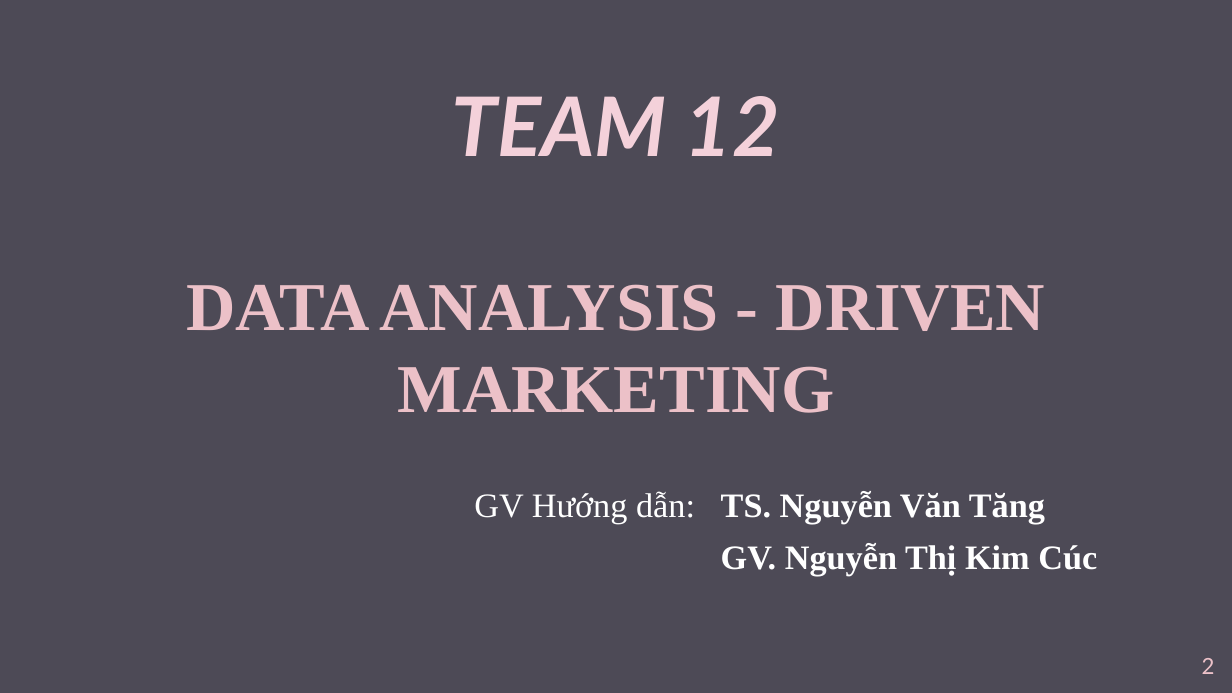
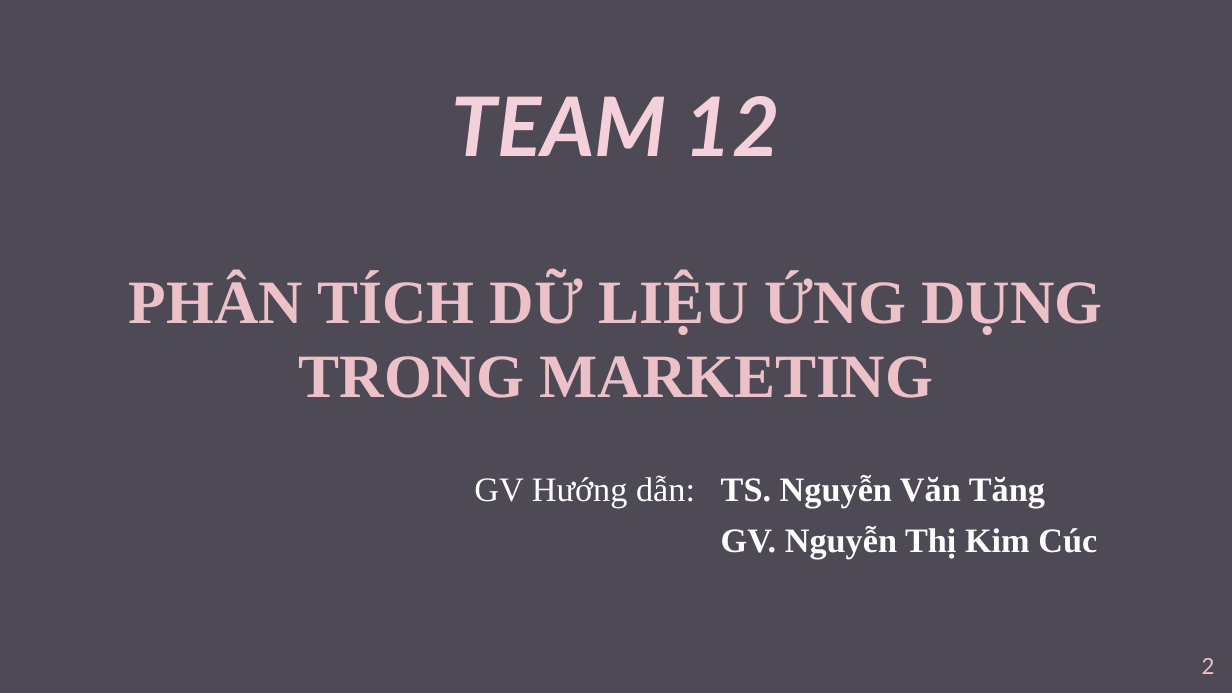
Before and after one commit to anhhuong20/ProjectTeam12, a slide deck: slide 2 of Team12.pptx. Drawn at 1232x693 pixels with LibreOffice and Linux fonts; fonts in the diff are those of the drawing; background and template pictures are left out. Boxes give left, top, right and bottom in pixels: in the first picture for what was removed or moved away, otherwise in the second. Text is boxed around its words. In the diff, an @@ line names an element or a change of style, - is before the commit and + after.

```diff
--- a/Team12.pptx
+++ b/Team12.pptx
@@ subtitle at (129, 275, 1102, 398): text changed; size 40 to 36 pt @@
-DATA ANALYSIS - DRIVEN MARKETING
+PHÂN TÍCH DỮ LIỆU ỨNG DỤNG TRONG MARKETING
```
Also in this commit, not shown: 11 other slides changed, 8 slides added, 8 slides removed, 1 other file.
